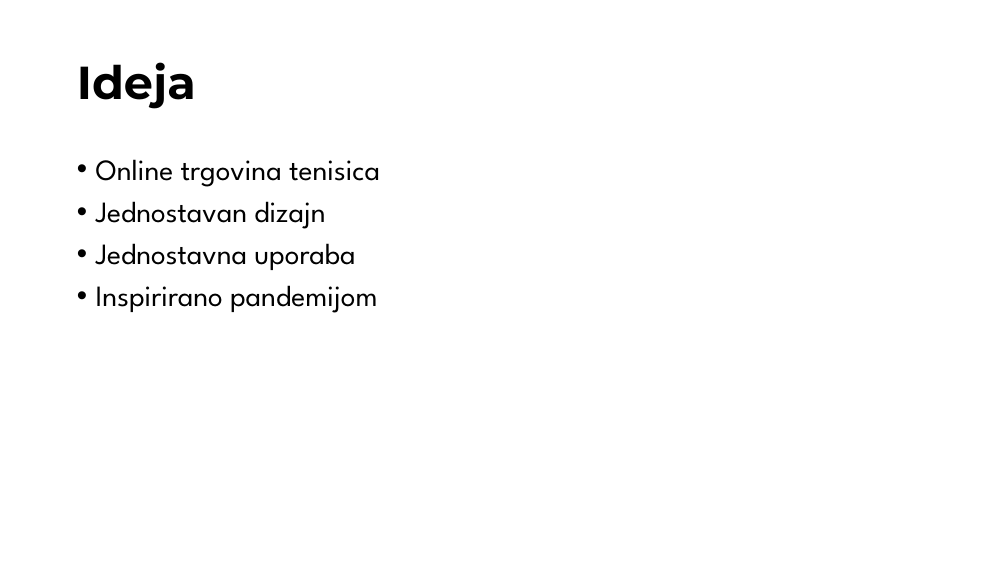
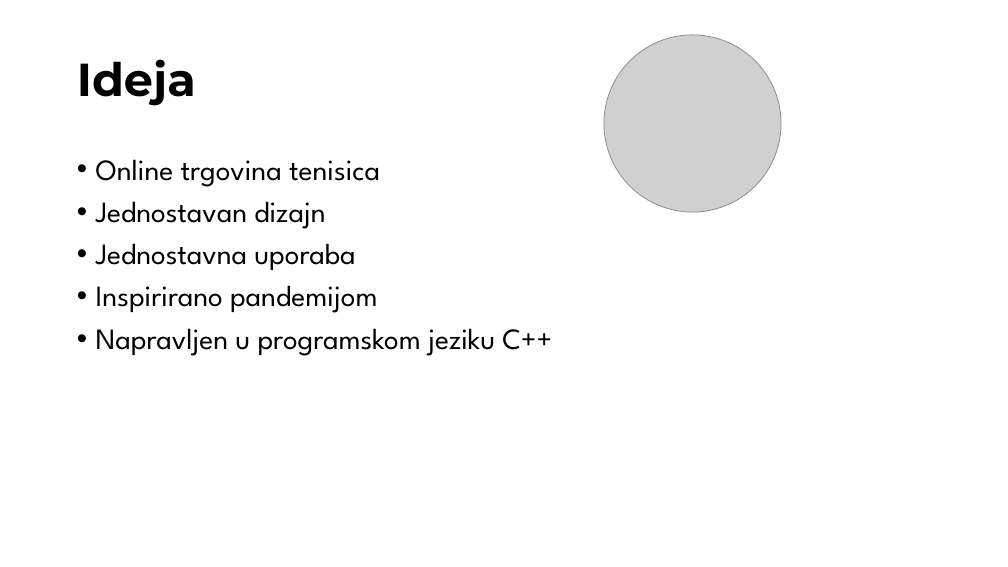
Before and after one commit to theSwana/E-Sneaker, a slide deck: slide 2 of E-sNEAKER.pptx. Drawn at 1008x567 pixels with LibreOffice and Linux fonts; fonts in the diff are those of the drawing; grey boxes stand for pictures; background and template pictures are left out. Boxes give left, top, right and bottom in pixels: in the first picture for what was removed or moved away, otherwise in the second. Text is boxed around its words. In the diff, an @@ line names an element or a change of style, - is before the commit and + after.

```diff
--- a/E-sNEAKER.pptx
+++ b/E-sNEAKER.pptx
@@ picture added at (604,35,781,212) @@
@@ text at (96,328,552,356): paragraph added @@
+• Napravljen u programskom jeziku C++
```
Also in this commit, not shown: 1 slide added, 1 slide removed, 8 other files.
